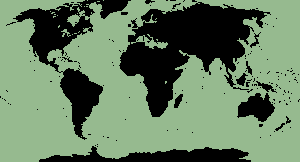
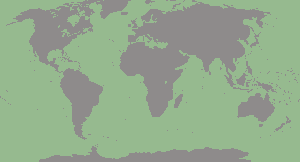
Revision of a layered 300px x 162px image; what changed, layer by layer:
added layer "Layer #2" above "Layer" over [0, 0, 300, 162]
